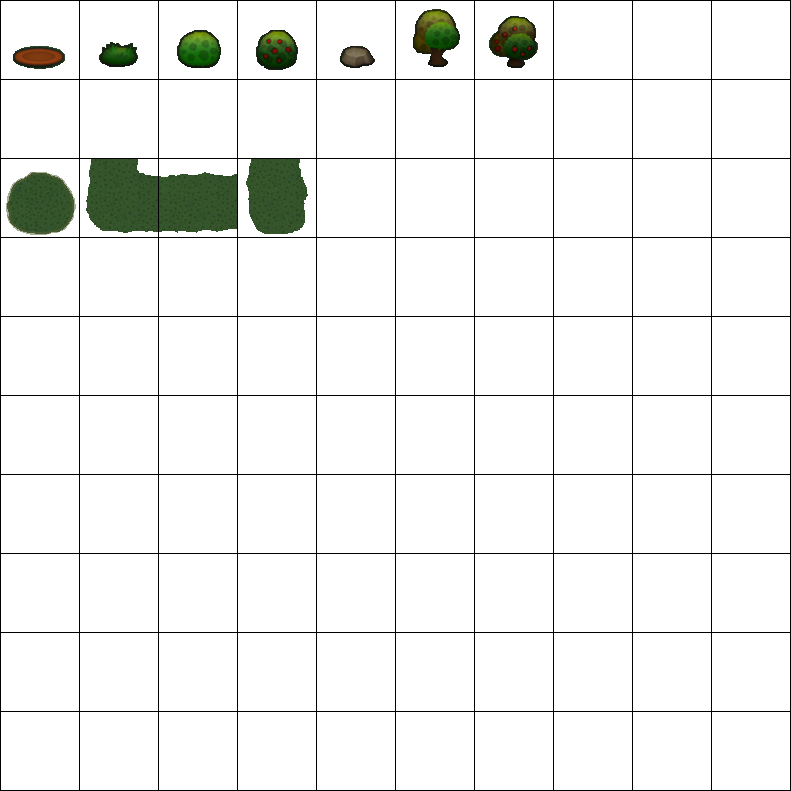
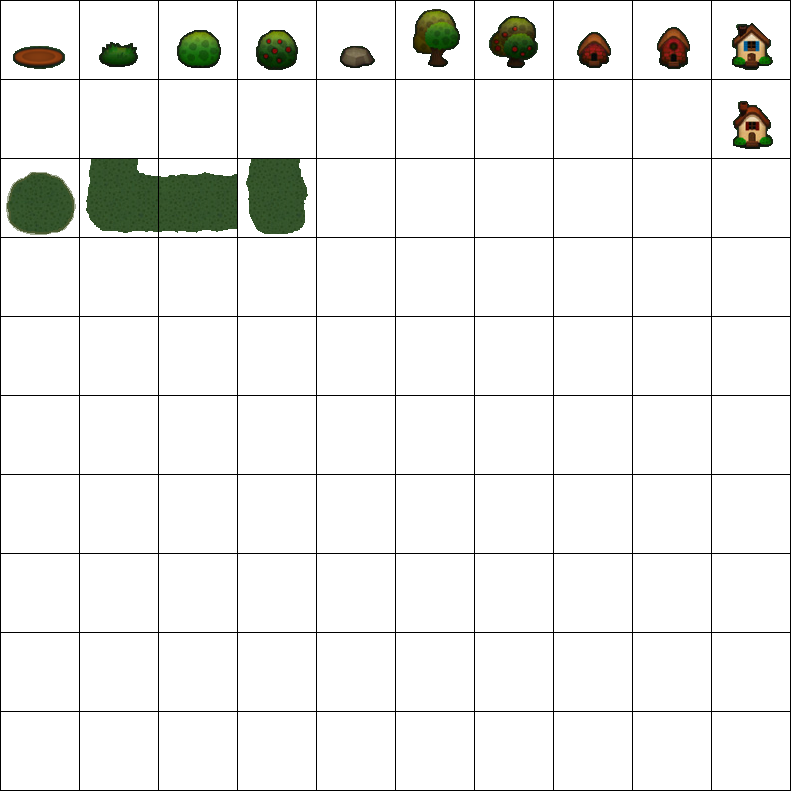
The second 791 x 791 image is a revision of the first. Changes to its layers:
renamed "Layer 14" to "Layer 15", painted on it over (x1=577, y1=23, x2=773, y2=149)
removed layer "Layer 13" over (x1=577, y1=23, x2=773, y2=149)
